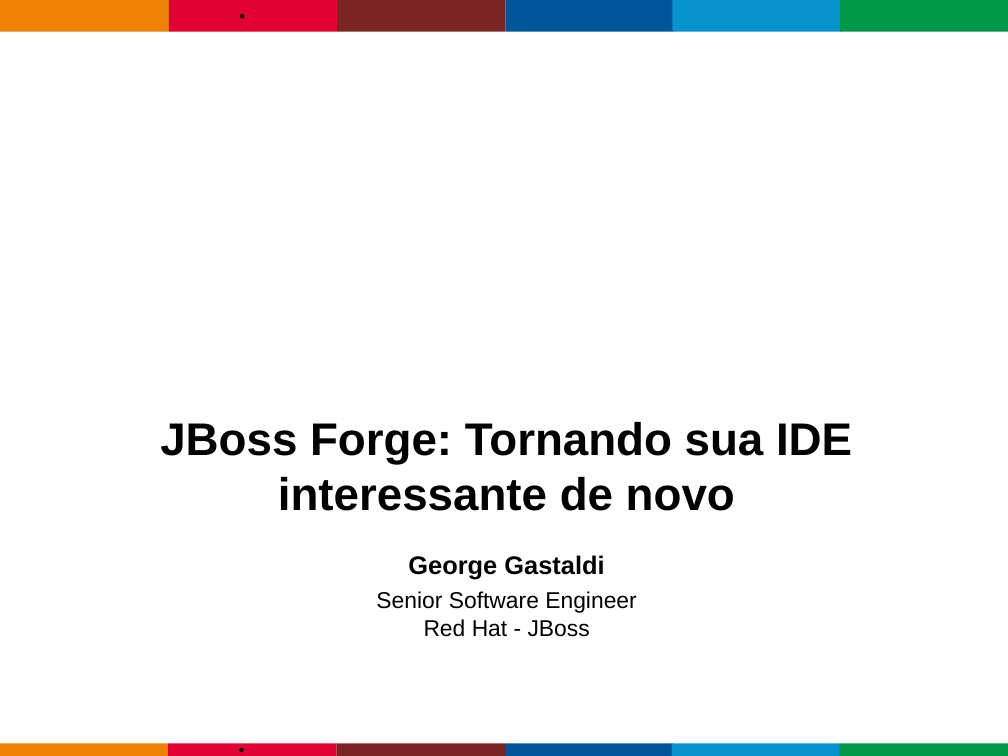
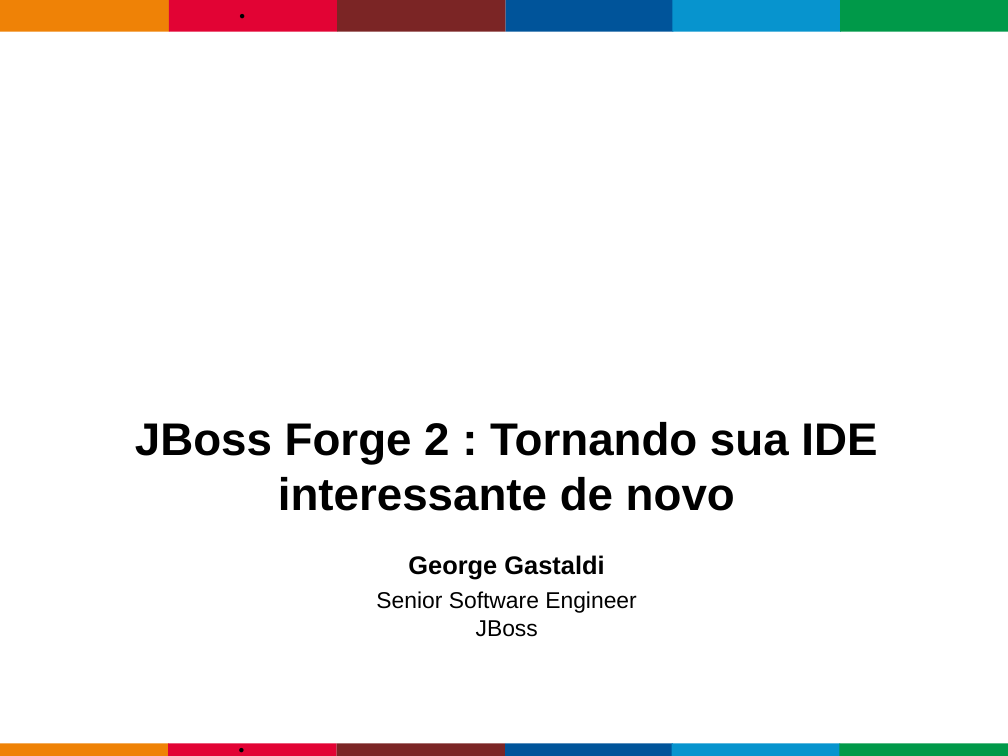
Before and after one commit to gastaldi/talks, a slide deck: slide 1 of Forge/TDC2014/TDC_2014-JBossForge.odp. Drawn at 1008x756 pixels with LibreOffice and Linux fonts; fonts in the diff are those of the drawing; background and template pictures are left out. Boxes give left, top, right and bottom in pixels: in the first picture for what was removed or moved away, otherwise in the second. Text is boxed around its words. In the diff, an @@ line names an element or a change of style, - is before the commit and + after.

```diff
--- a/Forge/TDC2014/TDC_2014-JBossForge.odp
+++ b/Forge/TDC2014/TDC_2014-JBossForge.odp
@@ title at [135, 422, 877, 511]: text changed @@
-JBoss Forge: Tornando sua IDE interessante de novo
+JBoss Forge 2 : Tornando sua IDE interessante de novo
@@ text at [476, 620, 538, 637]: text changed @@
-Red Hat - JBoss
+JBoss
```
Also in this commit, not shown: 1 slide removed.
